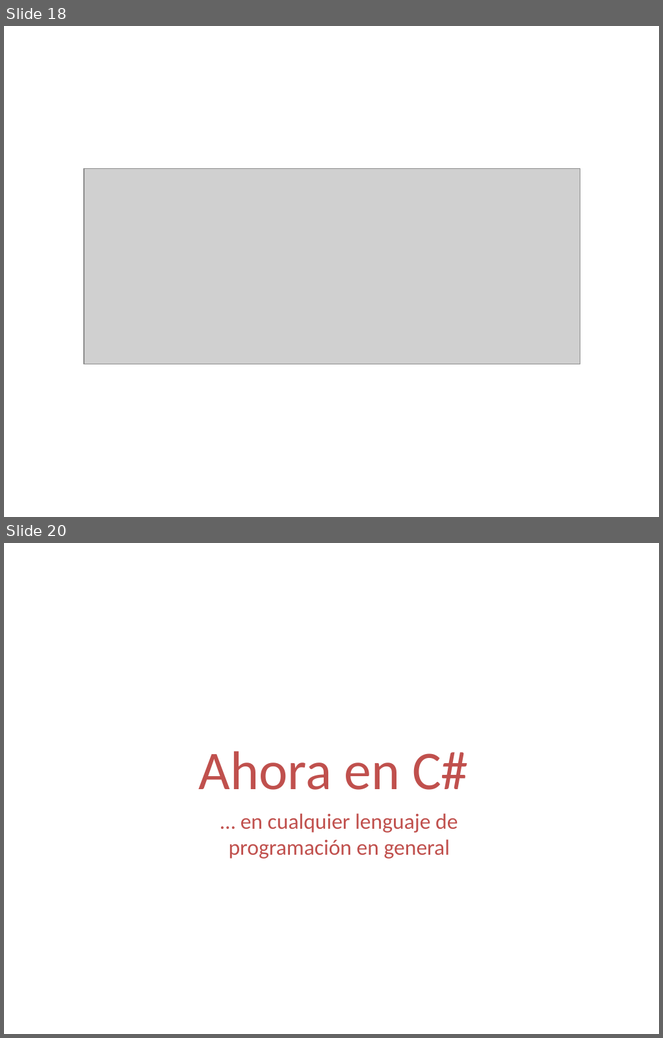
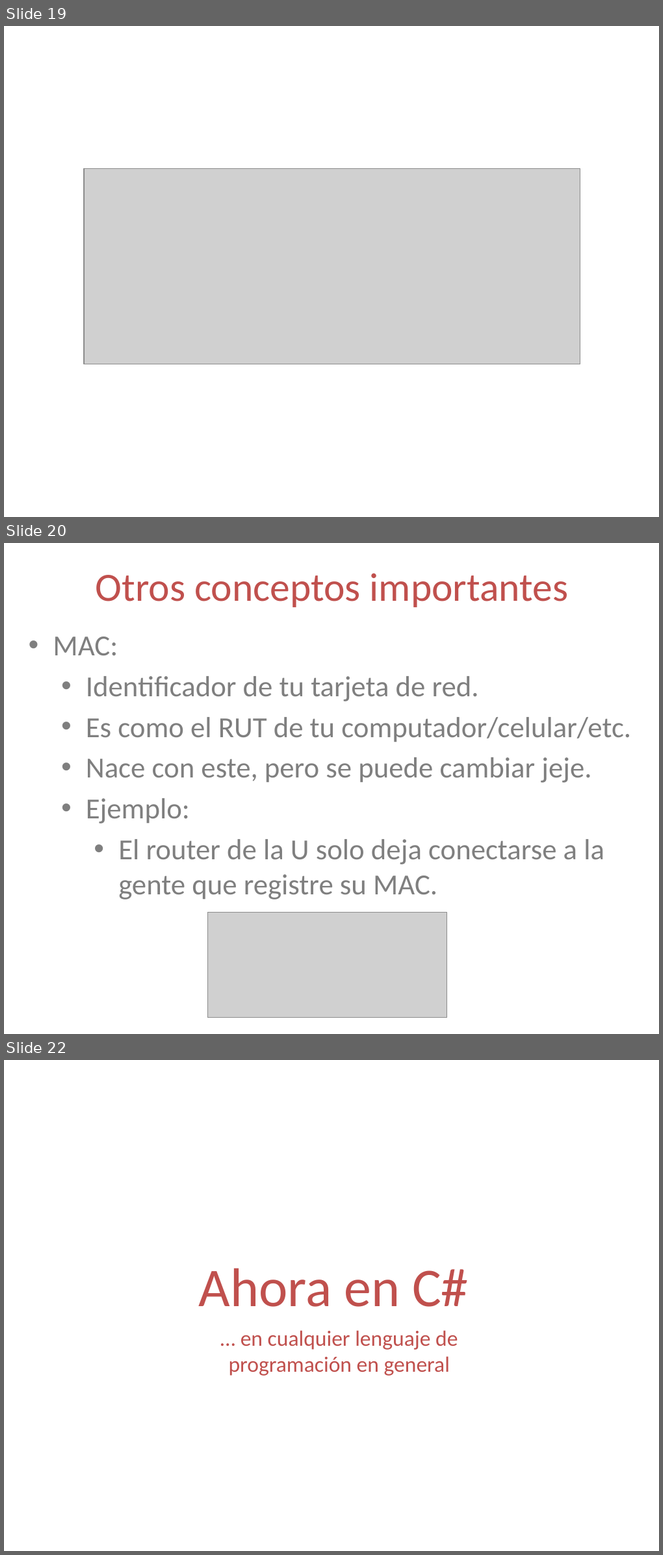
Before and after one commit to lopezjurip/AyudantiaIIC2233, a slide deck: Networking/Ayudantía Threads + Networking.pptx. Shown one above the other, each under a label of ours: slides 18 and 20 before the commit, slides 19, 20 and 22 after it; the slides between them are not shown. The pictures are 663x1038 and 663x1555 pixels, drawn with LibreOffice and Linux fonts; fonts in the diff are those of the drawing; grey boxes stand for pictures. Boxes give left, top, right and bottom in pixels: in the first picture for what was removed or moved away, otherwise in the second. Text is boxed around its words. In the diff, an @@ line names an element or a change of style, - is before the commit and + after.

```diff
--- a/Networking/Ayudantía Threads + Networking.pptx
+++ b/Networking/Ayudantía Threads + Networking.pptx
@@ slide 20 added at [4,543,659,1034], background #FFFFFF @@
@@ text added at [96,573,568,607], 44 pt, text #C0504D @@
+Otros conceptos importantes
@@ text added at [53,637,631,900], 32 pt, text #7F7F7F @@
+• MAC:
+  • Identificador de tu tarjeta de red.
+  • Es como el RUT de tu computador/celular/etc.
+  • Nace con este, pero se puede cambiar jeje.
+  • Ejemplo:
+    • El router de la U solo deja conectarse a la gente que registre su MAC.
@@ picture added at [207,913,447,1018] @@
@@ what was slide 18 is now slide 19 @@
@@ what was slide 20 is now slide 22 @@
```
Also in this commit, not shown: 14 slides changed, 1 other slide added, 30 other files.
